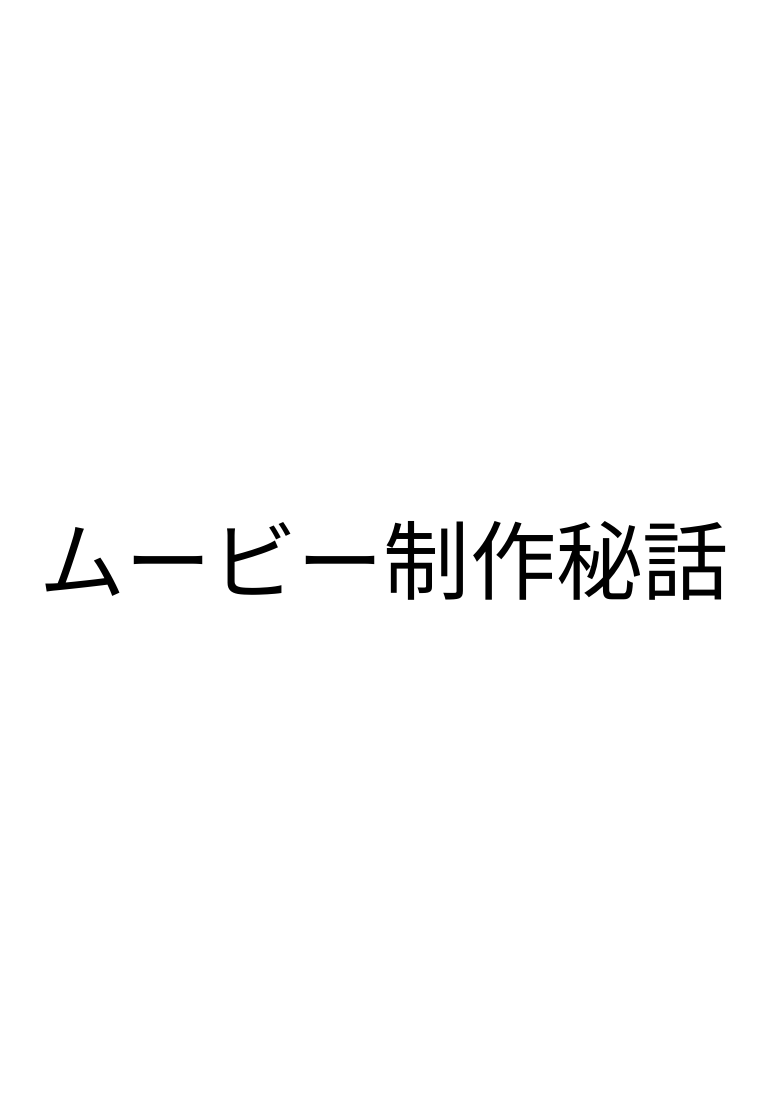
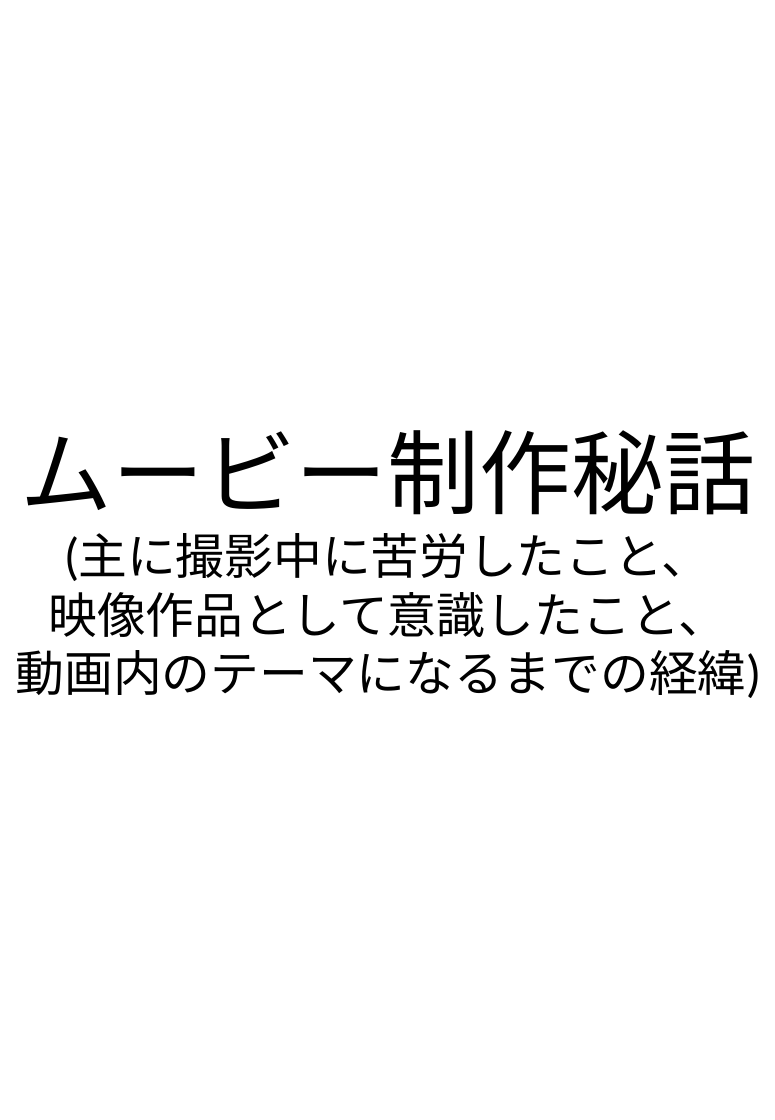
Before and after one commit to RitsukiObara/GraduationTeam, a slide deck: slide 10 of 07_Archive/Archive.pptx. Drawn at 775x1120 pixels with LibreOffice and Linux fonts; fonts in the diff are those of the drawing. Boxes give left, top, right and bottom in pixels: in the first picture for what was removed or moved away, otherwise in the second. Text is boxed around its words. In the diff, an @@ line names an element or a change of style, - is before the commit and + after.

```diff
--- a/07_Archive/Archive.pptx
+++ b/07_Archive/Archive.pptx
@@ text "ムービー制作秘話": place and size @@
-text "ムービー制作秘話" at bbox=[39, 521, 728, 600]
+text "ムービー制作秘話" at bbox=[16, 430, 760, 698]
@@ text at bbox=[21, 430, 755, 515]: size 60 to 64 pt in "ムービー制作秘話"; alignment left to centre @@
@@ text at bbox=[16, 533, 760, 698]: paragraphs added @@
+(主に撮影中に苦労したこと、
+映像作品として意識したこと、
+動画内のテーマになるまでの経緯)
```
Also in this commit, not shown: 5 other slides changed, 2 slides added, 2 slides removed.
